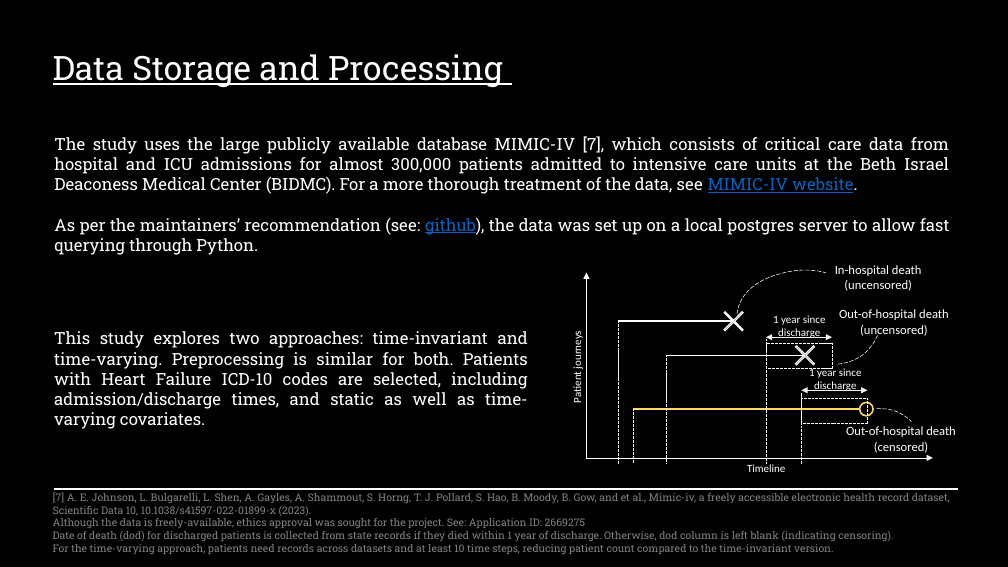
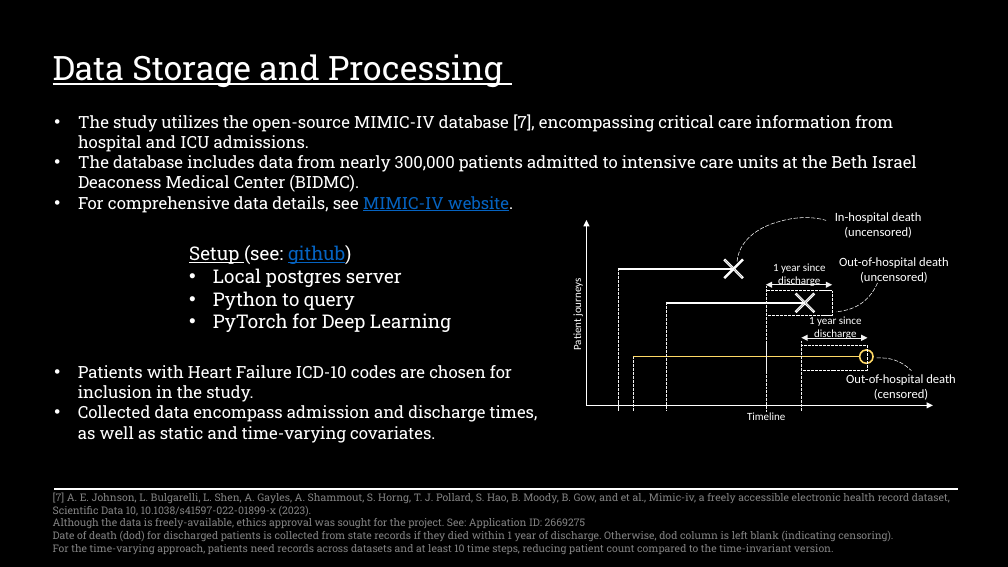
Before and after one commit to sourasen1011/UoE_Research_Project_2023, a slide deck: slide 5 of presentations/powerpoint_presentation/my_presentation.pptx. Drawn at 1008x567 pixels with LibreOffice and Linux fonts; fonts in the diff are those of the drawing. Boxes give left, top, right and bottom in pixels: in the first picture for what was removed or moved away, otherwise in the second. Text is boxed around its words. In the diff, an @@ line names an element or a change of style, - is before the commit and + after.

```diff
--- a/presentations/powerpoint_presentation/my_presentation.pptx
+++ b/presentations/powerpoint_presentation/my_presentation.pptx
@@ text at <box>78,114,917,213</box>: text changed @@
-The study uses the large publicly available database MIMIC-IV [7], which consists of critical care data from hospital and ICU admissions for almost 300,000 patients admitted to intensive care units at the Beth Israel Deaconess Medical Center (BIDMC). For a more thorough treatment of the data, see MIMIC-IV website.
-As per the maintainers’ recommendation (see: github), the data was set up on a local postgres server to allow fast querying through Python.
+• The study utilizes the open-source MIMIC-IV database [7], encompassing critical care information from hospital and ICU admissions.
+• The database includes data from nearly 300,000 patients admitted to intensive care units at the Beth Israel Deaconess Medical Center (BIDMC).
+• For comprehensive data details, see MIMIC-IV website.
@@ 7 lines, 5 texts, 2 freeform shapes, 2 crosses, 2 double arrows, 1 ellipse, 1 rectangle, 1 arrow: place and size @@
-7 lines, 5 texts, 2 freeform shapes, 2 crosses, 2 double arrows, 1 ellipse, 1 rectangle, 1 arrow at <box>571,247,956,559</box>
+7 lines, 5 texts, 2 freeform shapes, 2 crosses, 2 double arrows, 1 ellipse, 1 rectangle, 1 arrow at <box>571,195,956,508</box>
@@ text added at <box>189,245,451,332</box>, 18 pt, text #FFFFFF @@
+Setup (see: github)
+• Local postgres server
+• Python to query
+• PyTorch for Deep Learning
@@ 2 texts, 1 rectangle, 1 arrow, 1 freeform shape, 1 line: place and size @@
-2 texts, 1 rectangle, 1 arrow, 1 freeform shape, 1 line at <box>587,266,933,464</box>
+2 texts, 1 rectangle, 1 arrow, 1 freeform shape, 1 line at <box>587,213,933,411</box>
@@ text at <box>78,365,538,443</box>: text changed @@
-This study explores two approaches: time-invariant and time-varying. Preprocessing is similar for both. Patients with Heart Failure ICD-10 codes are selected, including admission/discharge times, and static as well as time-varying covariates.
+• Patients with Heart Failure ICD-10 codes are chosen for inclusion in the study.
+• Collected data encompass admission and discharge times, as well as static and time-varying covariates.
```
Also in this commit, not shown: 10 other slides changed, 1 slide removed, 1 other file.
